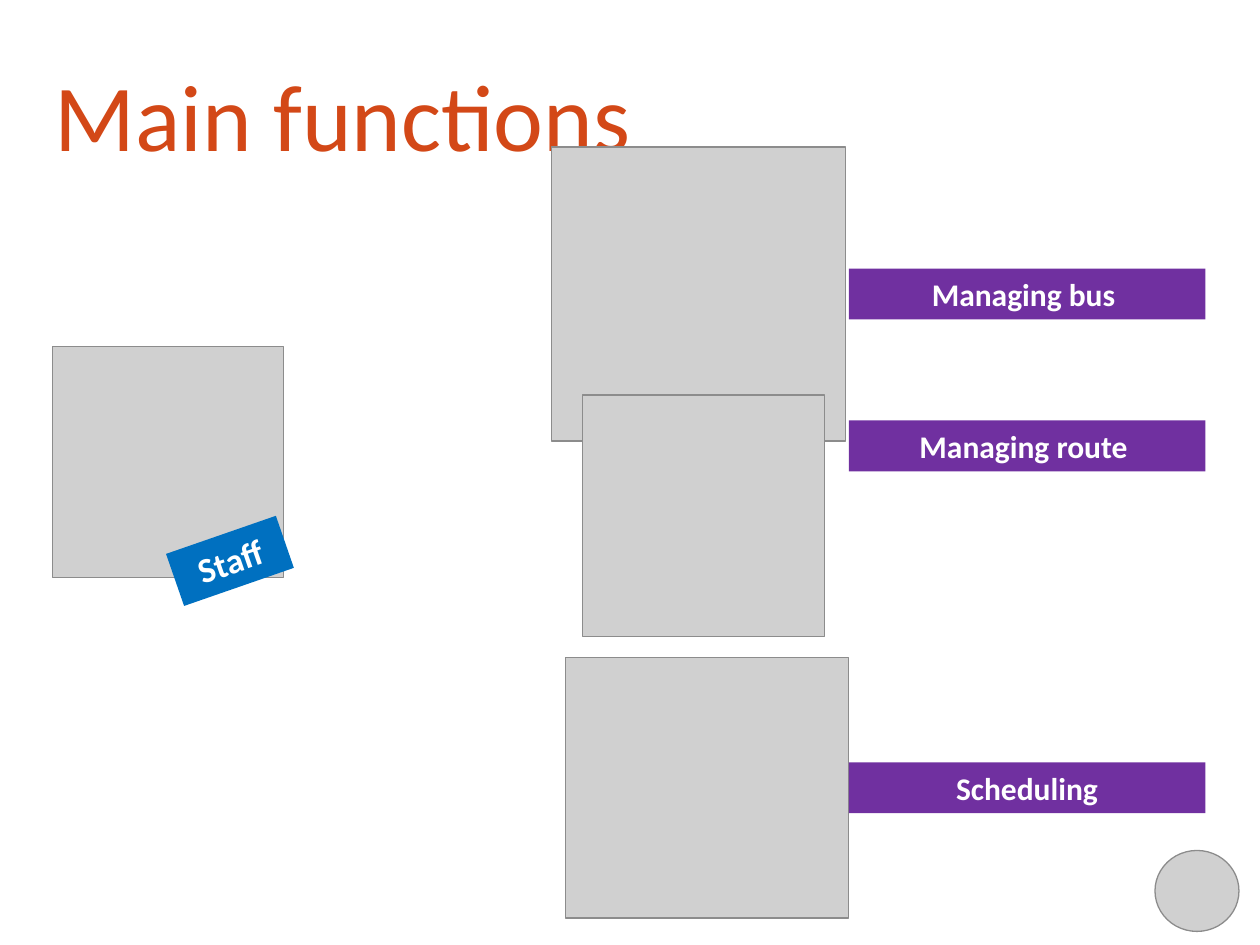
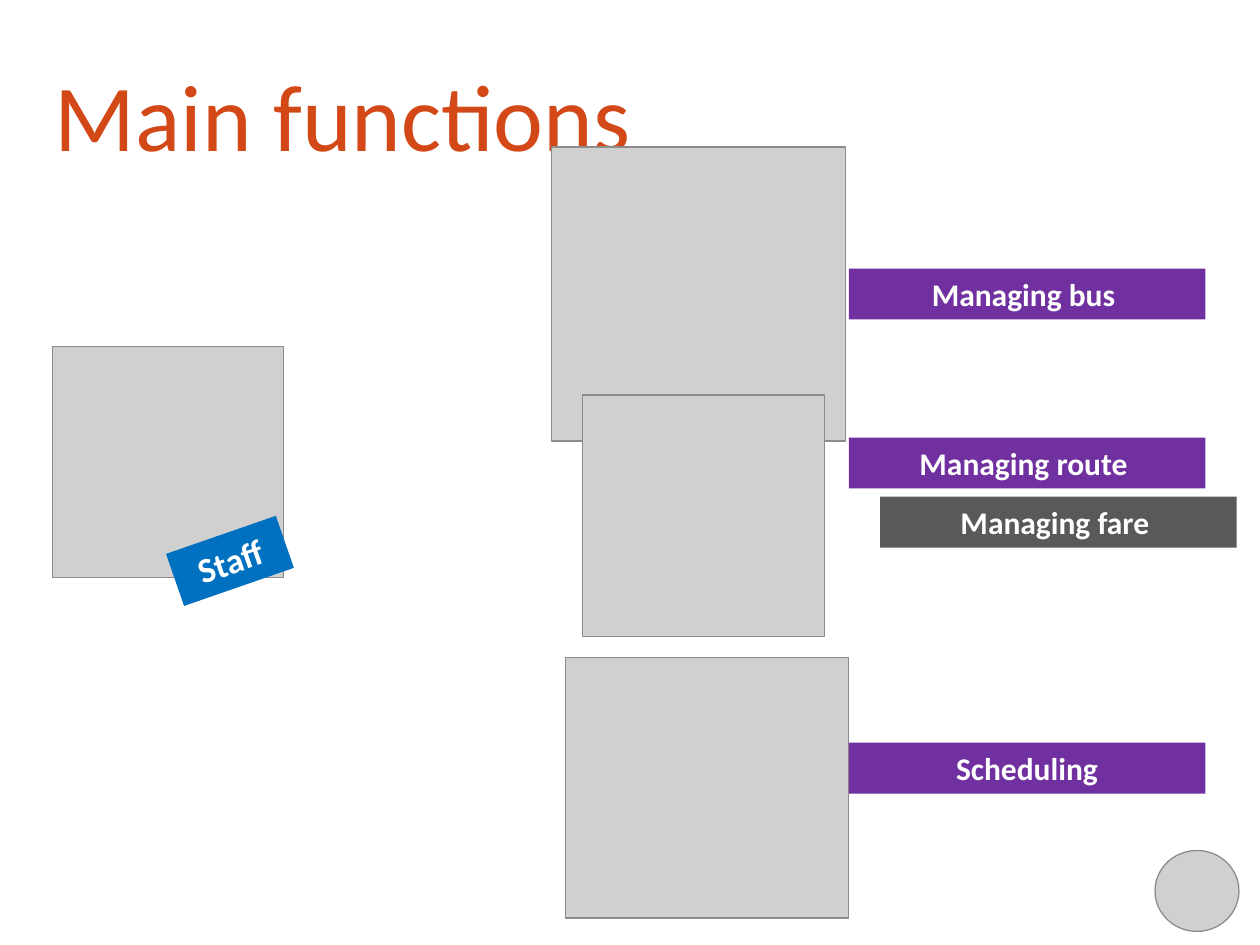
Before and after one commit to khalifandiaye/bus-reservation, a slide deck: slide 11 of WIP/Document/Project Report/capstone.pptx (slide 10 before the commit). Drawn at 1260x945 pixels with LibreOffice and Linux fonts; fonts in the diff are those of the drawing; grey boxes stand for pictures; background and template pictures are left out. Boxes give left, top, right and bottom in pixels: in the first picture for what was removed or moved away, otherwise in the second. Text is boxed around its words. In the diff, an @@ line names an element or a change of style, - is before the commit and + after.

```diff
--- a/WIP/Document/Project Report/capstone.pptx
+++ b/WIP/Document/Project Report/capstone.pptx
@@ rectangle "Managing route" moved from (x1=849, y1=421, x2=1206, y2=471) to (x1=849, y1=437, x2=1206, y2=488) @@
@@ rectangle added at (x1=881, y1=496, x2=1237, y2=547), fill #595959, 18 pt, text #FFFFFF, bold @@
+Managing fare
@@ rectangle "Scheduling" moved from (x1=849, y1=762, x2=1206, y2=813) to (x1=849, y1=742, x2=1206, y2=793) @@
```
Also in this commit, not shown: 7 other slides changed, 6 slides added, 6 slides removed.
